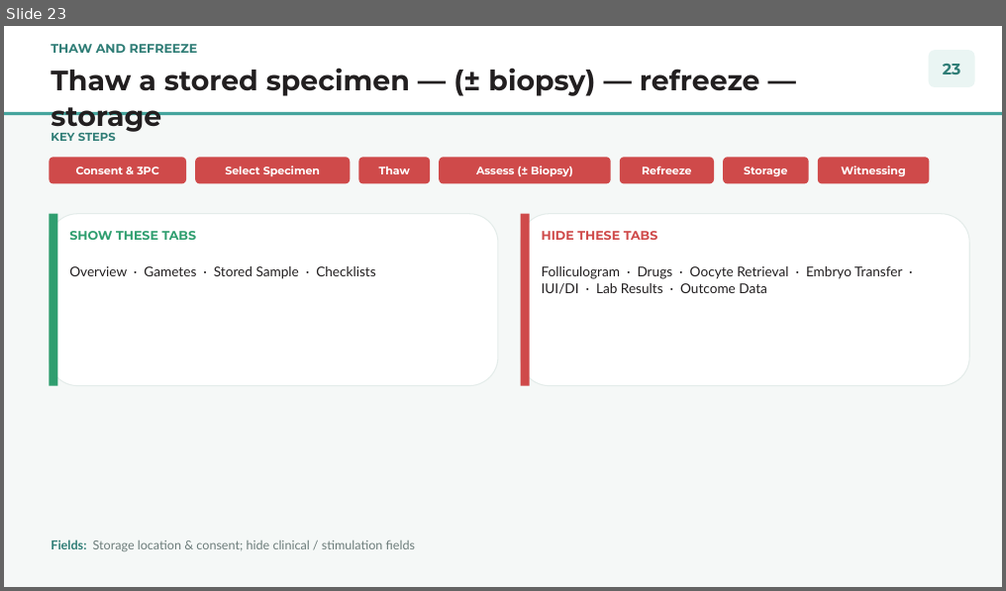
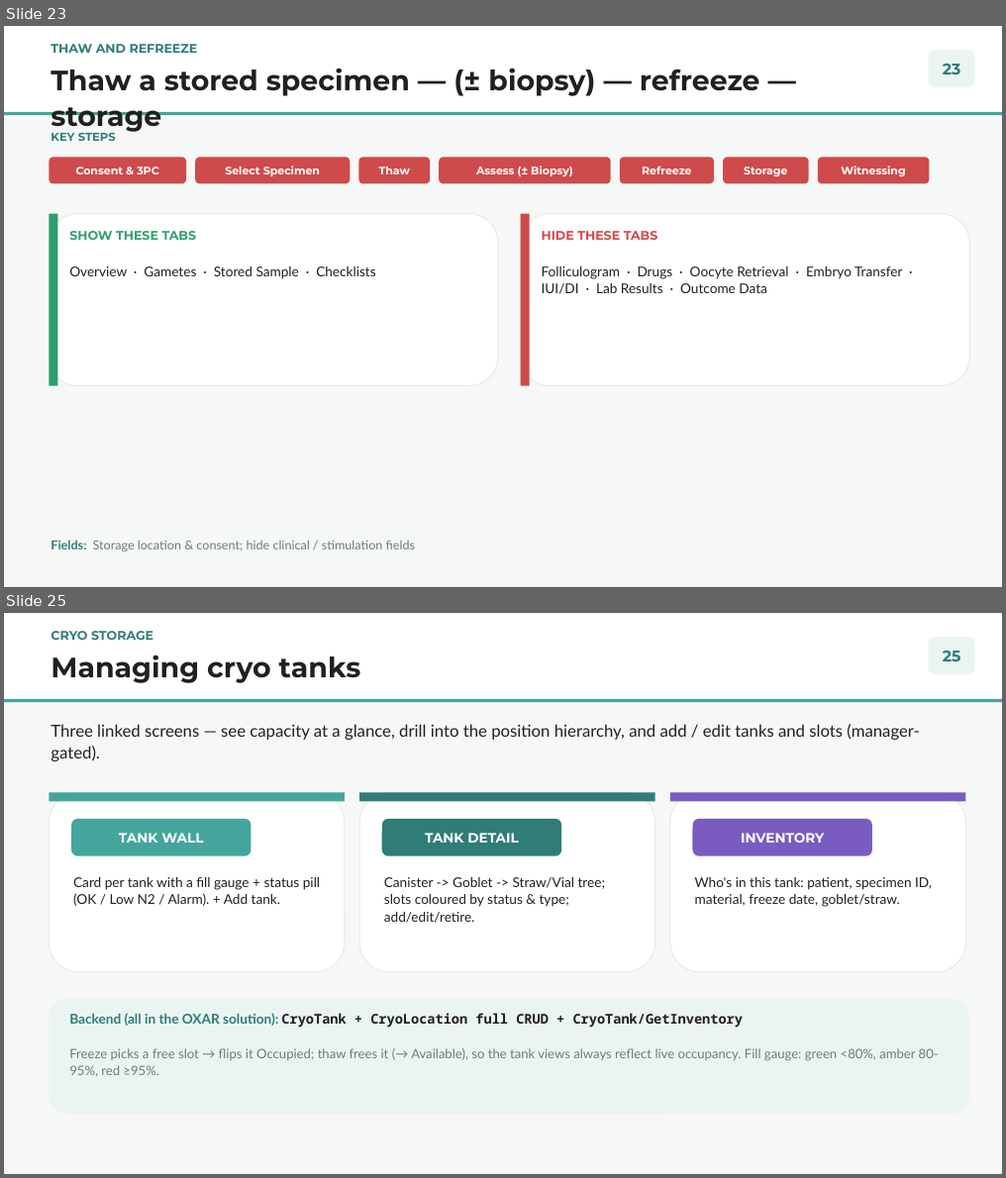
Before and after one commit to Jkosobucki/OXARv1, a slide deck: docs/slides/OXar_Embryo_Module_Idiots_Guide.pptx. Shown one above the other, each under a label of ours: slide 23 before the commit, slides 23 and 25 after it; the slides between them are not shown. The pictures are 1006x591 and 1006x1178 pixels, drawn with LibreOffice and Linux fonts; fonts in the diff are those of the drawing. Boxes give left, top, right and bottom in pixels: in the first picture for what was removed or moved away, otherwise in the second. Text is boxed around its words. In the diff, an @@ line names an element or a change of style, - is before the commit and + after.

```diff
--- a/docs/slides/OXar_Embryo_Module_Idiots_Guide.pptx
+++ b/docs/slides/OXar_Embryo_Module_Idiots_Guide.pptx
@@ slide 25 added at bbox=[4, 613, 1002, 1174], background #F5F8F7 @@
@@ rectangle added at bbox=[4, 613, 1002, 699], fill #FFFFFF @@
@@ text added at bbox=[51, 631, 153, 640], 12 pt, text #2F7D76, bold @@
+CRYO STORAGE
@@ rounded rectangle added at bbox=[929, 637, 975, 674], fill #EAF5F3, 15 pt, text #2F7D76, bold @@
+25
@@ text added at bbox=[51, 655, 361, 683], 27 pt, text #221F20, bold @@
+Managing cryo tanks
@@ rectangle added at bbox=[4, 699, 1002, 702], fill #45A59D @@
@@ text added at bbox=[51, 724, 919, 761], 16 pt, text #221F20 @@
+Three linked screens — see capacity at a glance, drill into the position hierarchy, and add / edit tanks and slots (manager-gated).
@@ rounded rectangle added at bbox=[49, 792, 345, 972], fill #FFFFFF, outline #E4ECEA 1 pt @@
@@ rectangle added at bbox=[49, 792, 345, 802], fill #45A59D @@
@@ rounded rectangle added at bbox=[71, 819, 252, 857], fill #45A59D, 13 pt, text #FFFFFF, bold @@
+TANK WALL
@@ rounded rectangle added at bbox=[359, 792, 655, 972], fill #FFFFFF, outline #E4ECEA 1 pt @@
@@ rectangle added at bbox=[359, 792, 655, 802], fill #2F7D76 @@
@@ rounded rectangle added at bbox=[382, 819, 561, 857], fill #2F7D76, 13 pt, text #FFFFFF, bold @@
+TANK DETAIL
@@ rounded rectangle added at bbox=[670, 792, 966, 972], fill #FFFFFF, outline #E4ECEA 1 pt @@
@@ rectangle added at bbox=[670, 792, 966, 802], fill #7A5CC0 @@
@@ rounded rectangle added at bbox=[693, 819, 872, 857], fill #7A5CC0, 13 pt, text #FFFFFF, bold @@
+INVENTORY
@@ text added at bbox=[73, 877, 320, 906], 13 pt, text #221F20 @@
+Card per tank with a fill gauge + status pill (OK / Low N2 / Alarm). + Add tank.
@@ text added at bbox=[384, 877, 606, 923], 13 pt, text #221F20 @@
+Canister -> Goblet -> Straw/Vial tree; slots coloured by status & type; add/edit/retire.
@@ text added at bbox=[695, 877, 932, 907], 13 pt, text #221F20 @@
+Who's in this tank: patient, specimen ID, material, freeze date, goblet/straw.
@@ rounded rectangle added at bbox=[49, 998, 969, 1115], fill #EAF5F3 @@
@@ text added at bbox=[69, 1013, 744, 1028], 13 pt, text #221F20, bold @@
+Backend (all in the OXAR solution): CryoTank + CryoLocation full CRUD + CryoTank/GetInventory
@@ text added at bbox=[69, 1049, 939, 1076], 12.5 pt, text #6C7C7A @@
+Freeze picks a free slot → flips it Occupied; thaw frees it (→ Available), so the tank views always reflect live occupancy. Fill gauge: green <80%, amber 80-95%, red ≥95%.
```
Also in this commit, not shown: 1 other slide added, 11 other files.
